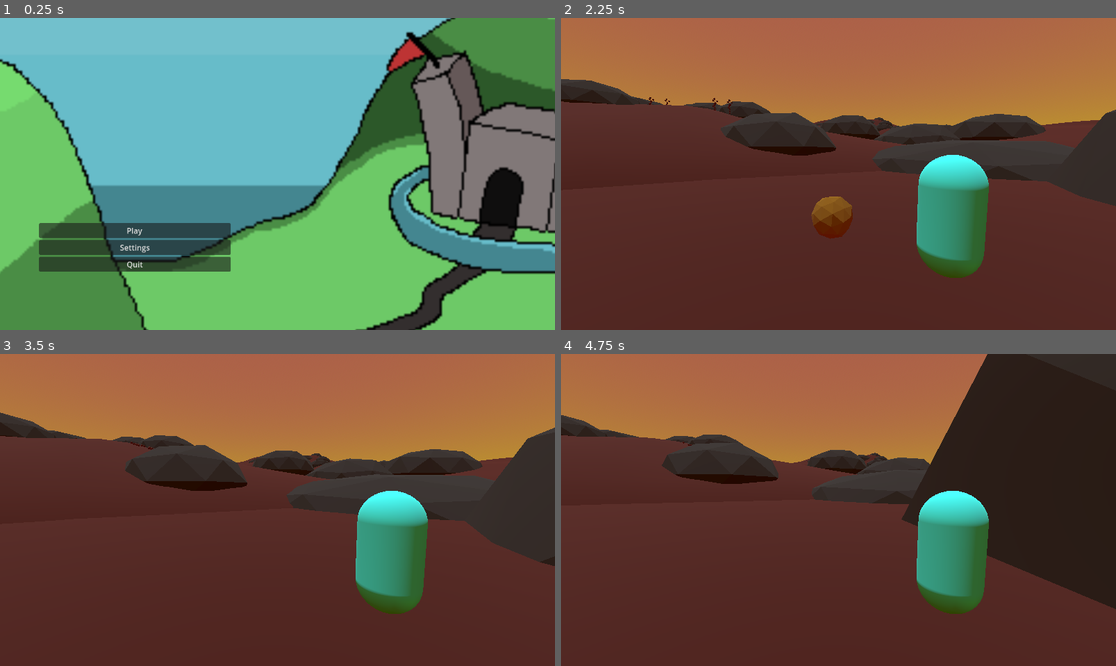
Above: before the commit, frames 1-4 (two rows, left to right).
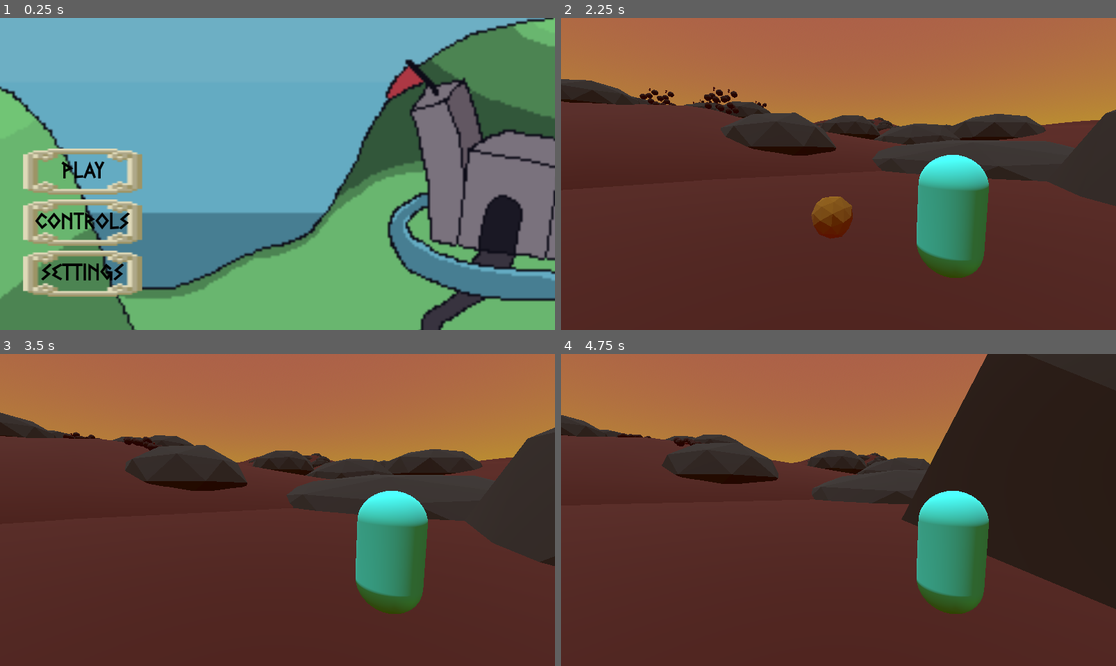
Above: after the commit, the same moments.

Repository: AaryaK05/gmtk-game
Game: Godot game, scene res://scenes/menu.tscn
Same seed, same stepped clock (60 frames per second), same inputs: the game is played once before the commit and once after it.
Inputs (mouse positions are in pixels of both pictures, inside the frame that each line leads up to):
- Up to frame 1 (0.25 s): no input
- Up to frame 2 (2.25 s): click (644, 223) at 0.5 s, where only the run after the commit has a clickable "Controls"; click (838, 245) at 1.25 s, where only the run after the commit has a clickable "Back"; click "Play" at 2 s
- Up to frame 3 (3.5 s): tap Enter (ui_accept) at 2.75, 3.02 s; hold Right (ui_right) from 2.78 s (still down); tap G (grab) at 2.85 s
- Up to frame 4 (4.75 s): release Right (ui_right) at 3.53 s; hold Down (ui_down) 3.53-4.28 s; tap G (grab) at 3.6, 4.35 s; tap Enter (ui_accept) at 3.77 s; hold Right (ui_right) from 4.28 s (still down)

The runs differ from the first frame. In frame 1, 39% of the frame differs, in the area x 0-100%, y 0-100%; in frame 2, 0.4%; in frame 3, 0.2%; in frame 4, less than 0.1%.

Commit message:
menu changes, pause screen trial

Diff:
--- /dev/null
+++ b/assets/resource/button.tres
@@ -0,0 +1,54 @@
+[gd_resource type="Theme" load_steps=8 format=3 uid="uid://dnp5slwa8trkm"]
+
+[ext_resource type="FontFile" uid="uid://2xmxncyes5mu" path="res://assets/fonts/Greek-Freak.otf" id="1_m0ikv"]
+[ext_resource type="Texture2D" uid="uid://cpsl6gh4cu2g5" path="res://assets/art/ui/ui_box.png" id="2_imxyv"]
+
+[sub_resource type="StyleBoxFlat" id="StyleBoxFlat_lsl1w"]
+content_margin_left = 4.0
+content_margin_top = 4.0
+content_margin_right = 4.0
+content_margin_bottom = 4.0
+bg_color = Color(0.1, 0.1, 0.1, 0.3)
+corner_radius_top_left = 3
+corner_radius_top_right = 3
+corner_radius_bottom_right = 3
+corner_radius_bottom_left = 3
+corner_detail = 5
+
+[sub_resource type="StyleBoxTexture" id="StyleBoxTexture_3jn25"]
+texture = ExtResource("2_imxyv")
+
+[sub_resource type="StyleBoxTexture" id="StyleBoxTexture_ucp70"]
+texture = ExtResource("2_imxyv")
+
+[sub_resource type="StyleBoxTexture" id="StyleBoxTexture_p8aay"]
+texture = ExtResource("2_imxyv")
+
+[sub_resource type="StyleBoxTexture" id="StyleBoxTexture_qduju"]
+texture = ExtResource("2_imxyv")
+
+[resource]
+Button/colors/font_color = Color(0, 0, 0, 1)
+Button/colors/font_disabled_color = Color(0.875, 0.875, 0.875, 0.5)
+Button/colors/font_focus_color = Color(0.95, 0.95, 0.95, 1)
+Button/colors/font_hover_color = Color(0.963801, 0.937017, 1, 1)
+Button/colors/font_hover_pressed_color = Color(1, 1, 1, 1)
+Button/colors/font_outline_color = Color(0, 0, 0, 1)
+Button/colors/font_pressed_color = Color(1, 1, 1, 1)
+Button/colors/icon_disabled_color = Color(1, 1, 1, 0.4)
+Button/colors/icon_focus_color = Color(1, 1, 1, 1)
+Button/colors/icon_hover_color = Color(1, 1, 1, 1)
+Button/colors/icon_hover_pressed_color = Color(1, 1, 1, 1)
+Button/colors/icon_normal_color = Color(1, 1, 1, 1)
+Button/colors/icon_pressed_color = Color(1, 1, 1, 1)
+Button/constants/align_to_largest_stylebox = 0
+Button/constants/h_separation = 4
+Button/constants/icon_max_width = 0
+Button/constants/outline_size = 0
+Button/font_sizes/font_size = 50
+Button/fonts/font = ExtResource("1_m0ikv")
+Button/styles/disabled = SubResource("StyleBoxFlat_lsl1w")
+Button/styles/focus = SubResource("StyleBoxTexture_3jn25")
+Button/styles/hover = SubResource("StyleBoxTexture_ucp70")
+Button/styles/normal = SubResource("StyleBoxTexture_p8aay")
+Button/styles/pressed = SubResource("StyleBoxTexture_qduju")
--- /dev/null
+++ b/assets/resource/labels.tres
@@ -0,0 +1,16 @@
+[gd_resource type="Theme" load_steps=2 format=3 uid="uid://cxt16q4pote33"]
+
+[ext_resource type="FontFile" uid="uid://2xmxncyes5mu" path="res://assets/fonts/Greek-Freak.otf" id="1_hbclk"]
+
+[resource]
+Label/colors/font_color = Color(1, 1, 1, 1)
+Label/colors/font_outline_color = Color(0, 0, 0, 1)
+Label/colors/font_shadow_color = Color(0, 0, 0, 0)
+Label/constants/line_spacing = 3
+Label/constants/outline_size = 0
+Label/constants/shadow_offset_x = 1
+Label/constants/shadow_offset_y = 1
+Label/constants/shadow_outline_size = 1
+Label/font_sizes/font_size = 50
+Label/fonts/font = ExtResource("1_hbclk")
+Label/styles/normal = null
--- a/project.godot
+++ b/project.godot
@@ -19,6 +19,7 @@
 
 Globals="*res://scripts/globals.gd"
 AudioController="*res://scenes/audio_controller.tscn"
+Game="*res://scripts/game.gd"
 
 [input]
 
@@ -47,6 +48,11 @@
 "events": [Object(InputEventKey,"resource_local_to_scene":false,"resource_name":"","device":-1,"window_id":0,"alt_press …(192 unchanged characters)…
 ]
 }
+escape={
+"deadzone": 0.5,
+"events": [Object(InputEventKey,"resource_local_to_scene":false,"resource_name":"","device":-1,"window_id":0,"alt_pressed":false,"shift_pressed":false,"ctrl_pressed":false,"meta_pressed":false,"pressed":false,"keycode":0,"physical_keycode":4194305,"key_label":0,"unicode":0,"location":0,"echo":false,"script":null)
+]
+}
 
 [rendering]
 
--- a/scenes/big_obj.tscn
+++ b/scenes/big_obj.tscn
@@ -26,3 +26,5 @@
 [node name="CollisionShape3D" type="CollisionShape3D" parent="."]
 transform = Transform3D(2.13703, 0, 0, 0, 2.13703, 0, 0, 0, 2.13703, 0.0867033, 0, -0.0486737)
 shape = SubResource("SphereShape3D_5mup1")
+
+[node name="obstacle" type="Node3D" parent="."]
--- a/scenes/game.tscn
+++ b/scenes/game.tscn
@@ -7,7 +7,9 @@
 [ext_resource type="Script" path="res://scripts/player.gd" id="4_vy6fh"]
 [ext_resource type="PackedScene" uid="uid://dnglxpd1nepii" path="res://scenes/slingshot.tscn" id="5_7mr43"]
 [ext_resource type="PackedScene" uid="uid://bfsl86kk1n0sk" path="res://scenes/rock.tscn" id="5_usuh1"]
+[ext_resource type="Theme" uid="uid://cxt16q4pote33" path="res://assets/resource/labels.tres" id="7_33va5"]
 [ext_resource type="PackedScene" uid="uid://bqcmus1w1qco7" path="res://scenes/barrier.tscn" id="8_i8l62"]
+[ext_resource type="Theme" uid="uid://dnp5slwa8trkm" path="res://assets/resource/button.tres" id="8_w1gv6"]
 [ext_resource type="PackedScene" uid="uid://lqvdja8um638" path="res://scenes/gate.tscn" id="9_7pqwp"]
 
 [sub_resource type="ProceduralSkyMaterial" id="ProceduralSkyMaterial_qqewi"]
@@ -45,7 +47,7 @@
 [sub_resource type="ConcavePolygonShape3D" id="ConcavePolygonShape3D_jva8u"]
 data = PackedVector3Array(1, 0, 1, -1, 0, 1, 1, 0, -1, -1, 0, 1, -1, 0, -1, 1, 0, -1)
 
-[node name="game" type="Node3D"]
+[node name="game" type="Node"]
 script = ExtResource("1_olvff")
 
 [node name="WorldEnvironment" type="WorldEnvironment" parent="."]
@@ -68,6 +70,73 @@
 
 [node name="Camera3D" type="Camera3D" parent="player"]
 transform = Transform3D(0.857167, 0.0493642, -0.512667, 0, 0.995396, 0.0958458, 0.515038, -0.0821558, 0.853221, -1.55147, 0.478958, 0.888453)
+current = true
+
+[node name="Control" type="Control" parent="player/Camera3D"]
+visible = false
+layout_mode = 3
+anchors_preset = 8
+anchor_left = 0.5
+anchor_top = 0.5
+anchor_right = 0.5
+anchor_bottom = 0.5
+offset_left = -576.0
+offset_top = -324.0
+offset_right = 576.0
+offset_bottom = 324.0
+grow_horizontal = 2
+grow_vertical = 2
+
+[node name="Label" type="Label" parent="player/Camera3D/Control"]
+visible = false
+layout_mode = 1
+anchors_preset = 8
+anchor_left = 0.5
+anchor_top = 0.5
+anchor_right = 0.5
+anchor_bottom = 0.5
+offset_left = -71.0
+offset_top = -253.0
+offset_right = 72.0
+offset_bottom = -205.0
+grow_horizontal = 2
+grow_vertical = 2
+theme = ExtResource("7_33va5")
+text = "PAUSED"
+
+[node name="pauseBtn" type="Button" parent="player/Camera3D/Control"]
+layout_mode = 1
+anchors_preset = 8
+anchor_left = 0.5
+anchor_top = 0.5
+anchor_right = 0.5
+anchor_bottom = 0.5
+offset_left = -93.0
+offset_top = -48.0
+offset_right = 93.0
+offset_bottom = 48.0
+grow_horizontal = 2
+grow_vertical = 2
+theme = ExtResource("8_w1gv6")
+text = "Continue
+"
+vertical_icon_alignment = 0
+
+[node name="ColorRect" type="ColorRect" parent="player/Camera3D/Control"]
+layout_mode = 1
+anchors_preset = 8
+anchor_left = 0.5
+anchor_top = 0.5
+anchor_right = 0.5
+anchor_bottom = 0.5
+offset_left = -579.0
+offset_top = -328.5
+offset_right = 579.0
+offset_bottom = 328.5
+grow_horizontal = 2
+grow_vertical = 2
+size_flags_horizontal = 4
+color = Color(0.252028, 0.252028, 0.252028, 0.215686)
 
 [node name="Timer" type="Timer" parent="player"]
 one_shot = true
@@ -182,3 +251,5 @@
 
 [node name="Node3D" parent="." instance=ExtResource("9_7pqwp")]
 transform = Transform3D(1, 0, 0, 0, 1, 0, 0, 0, 1, 12.4598, 6.09815, 208.245)
+
+[connection signal="pressed" from="player/Camera3D/Control/pauseBtn" to="." method="_on_pause_btn_pressed"]
--- a/scenes/menu.tscn
+++ b/scenes/menu.tscn
@@ -1,8 +1,10 @@
-[gd_scene load_steps=4 format=3 uid="uid://dxais32qo4h3x"]
+[gd_scene load_steps=6 format=3 uid="uid://dxais32qo4h3x"]
 
 [ext_resource type="Script" path="res://scripts/menu.gd" id="1_g528g"]
 [ext_resource type="Texture2D" uid="uid://kn0k1swmtfj6" path="res://assets/art/background/background.png" id="2_650pf"]
 [ext_resource type="Script" path="res://scripts/music_slider.gd" id="2_3045g"]
+[ext_resource type="Theme" uid="uid://dnp5slwa8trkm" path="res://assets/resource/button.tres" id="3_1wb3b"]
+[ext_resource type="Theme" uid="uid://cxt16q4pote33" path="res://assets/resource/labels.tres" id="4_2487d"]
 
 [node name="Menu" type="Node"]
 script = ExtResource("1_g528g")
@@ -24,36 +26,56 @@
 size_flags_vertical = 3
 
 [node name="Background" type="Sprite2D" parent="Control"]
-position = Vector2(979.976, 563.75)
+position = Vector2(978, 620.5)
 scale = Vector2(4.5834, 4.67708)
 texture = ExtResource("2_650pf")
 
+[node name="ColorRect" type="ColorRect" parent="Control"]
+layout_mode = 0
+offset_right = 2002.0
+offset_bottom = 1231.0
+color = Color(0.337255, 0.313726, 0.6, 0.156863)
+
 [node name="Buttons" type="Node" parent="."]
 
 [node name="main" type="BoxContainer" parent="Buttons"]
 anchors_preset = 4
 anchor_top = 0.5
 anchor_bottom = 0.5
-offset_left = 81.0
-offset_top = -72.0
-offset_right = 479.0
-offset_bottom = 377.0
-grow_vertical = 2
-size_flags_horizontal = 0
+offset_left = 48.0
+offset_top = -109.0
+offset_right = 295.0
+offset_bottom = 312.0
+grow_vertical = 2
+size_flags_vertical = 0
+theme_override_constants/separation = 10
 alignment = 1
 vertical = true
 
 [node name="playBtn" type="Button" parent="Buttons/main"]
 layout_mode = 2
+theme = ExtResource("3_1wb3b")
 text = "Play"
+vertical_icon_alignment = 0
+
+[node name="controlsBtn" type="Button" parent="Buttons/main"]
+layout_mode = 2
+theme = ExtResource("3_1wb3b")
+text = "Controls"
+vertical_icon_alignment = 0
 
 [node name="settingsBtn" type="Button" parent="Buttons/main"]
 layout_mode = 2
+theme = ExtResource("3_1wb3b")
 text = "Settings"
+vertical_icon_alignment = 0
 
 [node name="quitBtn" type="Button" parent="Buttons/main"]
-layout_mode = 2
+visible = false
+layout_mode = 2
+theme = ExtResource("3_1wb3b")
 text = "Quit"
+vertical_icon_alignment = 0
 
 [node name="settings" type="BoxContainer" parent="Buttons"]
 visible = false
@@ -62,10 +84,10 @@
 anchor_top = 0.5
 anchor_right = 0.5
 anchor_bottom = 0.5
-offset_left = -429.0
-offset_top = -148.5
-offset_right = 429.0
-offset_bottom = 148.5
+offset_left = -465.0
+offset_top = -267.0
+offset_right = 479.0
+offset_bottom = 217.0
 grow_horizontal = 2
 grow_vertical = 2
 vertical = true
@@ -73,11 +95,13 @@
 [node name="settingsLabel" type="Label" parent="Buttons/settings"]
 layout_mode = 2
 size_flags_horizontal = 4
+theme = ExtResource("4_2487d")
 text = "Settings"
 
 [node name="sliderContainer" type="GridContainer" parent="Buttons/settings"]
 layout_mode = 2
-size_flags_vertical = 3
+size_flags_horizontal = 0
+size_flags_vertical = 6
 columns = 2
 
 [node name="Labels" type="FlowContainer" parent="Buttons/settings/sliderContainer"]
@@ -86,10 +110,12 @@
 
 [node name="music" type="Label" parent="Buttons/settings/sliderContainer/Labels"]
 layout_mode = 2
+theme = ExtResource("4_2487d")
 text = "Music"
 
 [node name="sound" type="Label" parent="Buttons/settings/sliderContainer/Labels"]
 layout_mode = 2
+theme = ExtResource("4_2487d")
 text = "Sound"
 
 [node name="Sliders" type="Control" parent="Buttons/settings/sliderContainer"]
@@ -97,8 +123,9 @@
 
 [node name="HSlider" type="HSlider" parent="Buttons/settings/sliderContainer/Sliders"]
 layout_mode = 2
+offset_top = 26.0
 offset_right = 748.0
-offset_bottom = 16.0
+offset_bottom = 42.0
 grow_horizontal = 2
 grow_vertical = 2
 max_value = 1.0
@@ -109,9 +136,10 @@
 
 [node name="HSlider2" type="HSlider" parent="Buttons/settings/sliderContainer/Sliders"]
 layout_mode = 2
-offset_top = 20.0
-offset_right = 749.0
-offset_bottom = 36.0
+offset_left = 2.0
+offset_top = 72.0
+offset_right = 751.0
+offset_bottom = 88.0
 grow_horizontal = 2
 grow_vertical = 2
 max_value = 1.0
@@ -121,11 +149,55 @@
 [node name="backBtn" type="Button" parent="Buttons/settings"]
 layout_mode = 2
 size_flags_horizontal = 4
-size_flags_vertical = 4
+size_flags_vertical = 6
+theme = ExtResource("3_1wb3b")
 text = "Back
 "
+vertical_icon_alignment = 0
+
+[node name="controls" type="BoxContainer" parent="Buttons"]
+visible = false
+anchors_preset = 8
+anchor_left = 0.5
+anchor_top = 0.5
+anchor_right = 0.5
+anchor_bottom = 0.5
+offset_left = -286.0
+offset_top = -100.0
+offset_right = 286.0
+offset_bottom = 100.0
+grow_horizontal = 2
+grow_vertical = 2
+size_flags_horizontal = 4
+size_flags_vertical = 4
+theme_override_constants/separation = 100
+vertical = true
+
+[node name="settingsLabel" type="Label" parent="Buttons/controls"]
+layout_mode = 2
+size_flags_horizontal = 4
+theme = ExtResource("4_2487d")
+text = "Controls
+"
+
+[node name="Label" type="Label" parent="Buttons/controls"]
+layout_mode = 2
+size_flags_horizontal = 4
+theme = ExtResource("4_2487d")
+text = "G : Grab Ball/Release Ball"
+
+[node name="cntrlbackBtn" type="Button" parent="Buttons/controls"]
+layout_mode = 2
+size_flags_horizontal = 4
+size_flags_vertical = 4
+theme = ExtResource("3_1wb3b")
+text = "Back
+"
+vertical_icon_alignment = 0
 
 [connection signal="pressed" from="Buttons/main/playBtn" to="." method="_on_play_btn_pressed"]
+[connection signal="pressed" from="Buttons/main/controlsBtn" to="." method="_on_controls_btn_pressed"]
 [connection signal="pressed" from="Buttons/main/settingsBtn" to="." method="_on_settings_btn_pressed"]
 [connection signal="pressed" from="Buttons/main/quitBtn" to="." method="_on_quit_btn_pressed"]
 [connection signal="pressed" from="Buttons/settings/backBtn" to="." method="_on_back_pressed"]
+[connection signal="pressed" from="Buttons/controls/cntrlbackBtn" to="." method="_on_cntrlback_btn_pressed"]
--- a/scripts/game.gd
+++ b/scripts/game.gd
@@ -1,12 +1,18 @@
-extends Node3D
+extends Node
+#@onready var control: Control = $player/Camera3D/Control
 
-
-
-# Called when the node enters the scene tree for the first time.
-func _ready() -> void:
-	pass # Replace with function body.
-
-
-# Called every frame. 'delta' is the elapsed time since the previous frame.
-func _process(delta: float) -> void:
-	pass
+func start_game():
+	if !Globals.playingGame:
+		get_tree().change_scene_to_file("res://scenes/game.tscn")
+#
+#func _physics_process(delta: float) -> void:
+	#if Input.is_action_just_pressed("escape"):
+		#_on_pause_btn_pressed()
+		#
+#func _on_pause_btn_pressed() -> void:
+	#get_tree().paused=!Globals.pausedGame
+	##control.visible=!Globals.pausedGame
+	#Globals.pausedGame=true
+#
+#func go_to_menu():
+	#pass
--- a/scripts/globals.gd
+++ b/scripts/globals.gd
@@ -5,6 +5,8 @@
 var weight=0
 var totalWeight=10
 var respawnRocks=true
+var playingGame=false
+var pausedGame=false
 
 func _physics_process(delta: float) -> void:
 	if Globals.weight>=Globals.totalWeight:
--- a/scripts/menu.gd
+++ b/scripts/menu.gd
@@ -1,6 +1,8 @@
 extends Node
 @onready var main: BoxContainer = $Buttons/main
 @onready var settings: BoxContainer = $Buttons/settings
+@onready var controls: BoxContainer = $Buttons/controls
+
 
 
 func _ready() -> void:
@@ -9,7 +11,7 @@
 	settings.visible=false
 
 func _on_play_btn_pressed() -> void:
-	get_tree().change_scene_to_file("res://scenes/game.tscn")
+	Game.start_game()
 
 func _on_quit_btn_pressed() -> void:
 	get_tree().quit()
@@ -21,3 +23,12 @@
 func _on_back_pressed() -> void:
 	main.visible=true
 	settings.visible=false
+
+
+func _on_controls_btn_pressed() -> void:
+	main.visible=false
+	controls.visible=true
+
+func _on_cntrlback_btn_pressed() -> void:
+	main.visible=true
+	controls.visible=false
--- a/scripts/obj_spawner.gd
+++ b/scripts/obj_spawner.gd
@@ -1,21 +1,28 @@
 extends Node3D
 
 @export var spawn_object=preload("res://scenes/small_obj.tscn")
+@export var spawn_big_object=preload("res://scenes/big_obj.tscn")
+
 var rnd=RandomNumberGenerator.new()
-var spawn_number=10
-#var spawn_number=rnd.randi_range(8,10)
+var spawn_number=2
+var spawn_big_number=10
+var timer=Timer.new()
 
 func _ready() -> void:
+	add_child(timer)
+	timer.timeout.connect(reSpawn)
+	reSpawn()
+
+func reSpawn():
 	spawn()
-
-#func _process(delta: float) -> void:
-	#if Globals.respawnRocks:
-		#spawn()
-		#Globals.respawnRocks=false
-
+	timer.start(10)
 
 
 func spawn():
 	for i in spawn_number:
 		var obj=spawn_object.instantiate()
 		add_child(obj)
+	for i in spawn_big_number:
+		var obj=spawn_big_object.instantiate()
+		obj.name="Obstacle"
+		add_child(obj)
--- a/scripts/rock.gd
+++ b/scripts/rock.gd
@@ -22,22 +22,27 @@
 	self.freeze=true
 
 func _on_body_entered(body: Node) -> void:
-	print(body.name)
+	#print(body.name)
 	if body.name=="slingMeshCollision" and !slingshotCollide:
 		Globals.throw_ball=true
 		self.global_transform.origin=slingshot_marker.global_transform.origin
 		self.apply_central_impulse(Vector3(0, 0, 1000))
 		player.grabbing=false
 		slingshotCollide=true
+		AudioController.play_shoot()
 		#print("done")
 
 	if body is RigidBody3D:
-		mass+=0.25
-		for child_node in get_children(): # cant directly scale RigidBody3D, so we scale children instead
-			if child_node is Node3D:
-				child_node.scale += Vector3.ONE * 0.015
-		body.queue_free()
-		print(mass)
+		#print(body.get_children())
+		if body.has_node("obstacle"):
+			mass-=0.25
+		else:
+			mass+=0.25
+			for child_node in get_children(): # cant directly scale RigidBody3D, so we scale children instead
+				if child_node is Node3D:
+					child_node.scale += Vector3.ONE * 0.015
+			body.queue_free()
+			print(mass)
 
 
 	if body.name=="gate" and !Globals.gateHit:
@@ -47,6 +52,5 @@
 		#self.translate(ballOffset)
 		#self.freeze=true
 		slingshotCollide=false
-
 		Globals.weight+=self.mass
 		print(Globals.weight)
Binary file added: assets/art/ui/ui_box.png
Not shown, added: assets/art/ui/ui_box.png.import
Binary file added: assets/fonts/Greek-Freak.otf
Not shown, added: assets/fonts/Greek-Freak.otf.import
Not shown: 1 places in scenes/game.tscn that only renumber resources
